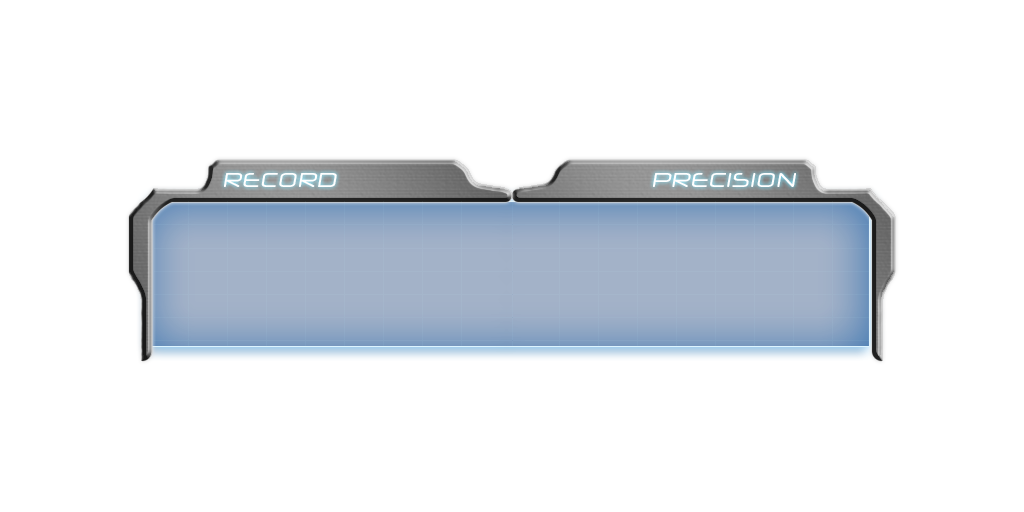
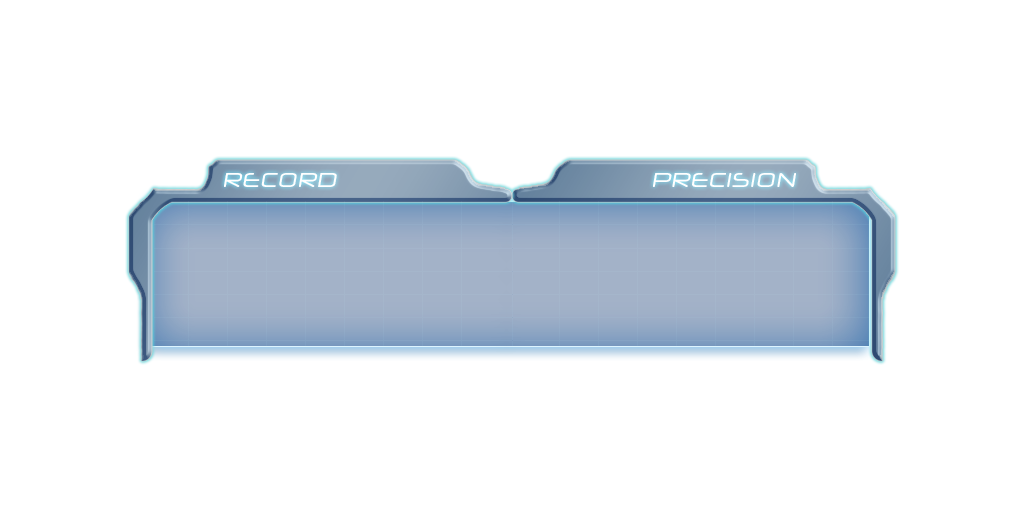
Layer changes from the first 1024px x 512px image to the second:
pixels changed over 125, 156, 899, 365 (layer not identified)
